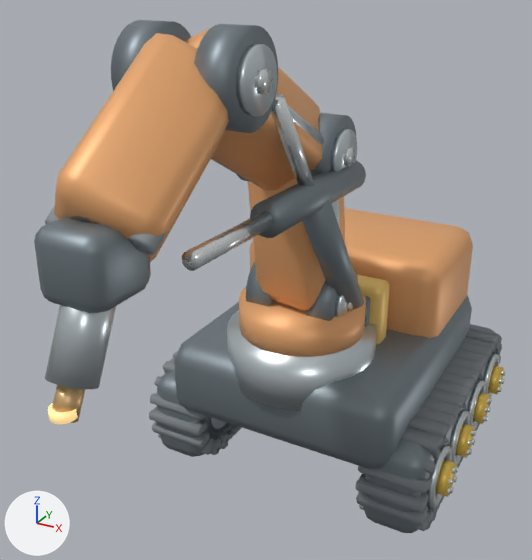
The glTF model assets/krew/forge_enhanced.glb: old version first, new version second.
Rendered twice from a 50 mm lens placed at (1.15, -2.72, 2.05), pointed at (-0.06, -0.52, 0.95). The axes (+X, +Y, +Z) are drawn at lower left. The lights are the same throughout. The first picture is the older version. Where no turn or scale is listed for an object, it has been applied to the vertices. Vertices at exactly the same position are counted once.

In view in the first picture: 'ArmJoint2_frame', 'ArmLink0_orange', 'ArmLink1_orange', 'ArmLink2_orange', 'Frame_frame', 'HydraulicRod_chrome', 'Hydraulics_frame', 'PowerPack_orange', 'RightTrack_tread', 'SlewBearing_steel', 'Torch_steel', 'Turret_orange', 'Wrist_frame' and 23 more.
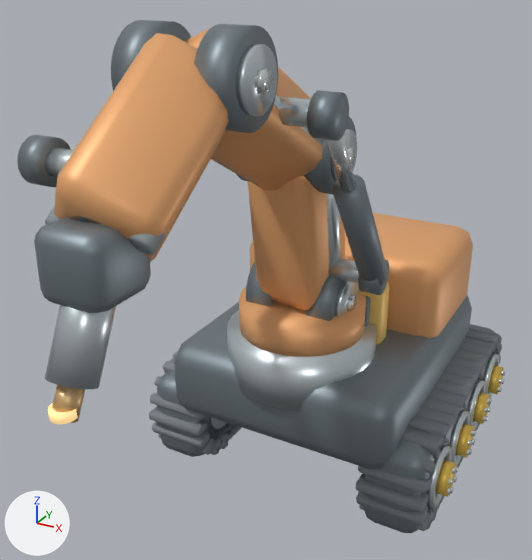
Location of each change, (x1, y1, x2, y2) in pixels of the pictures (532 x 560 px; the box of a moved part takes in the faces that stretch with it):
'Hydraulics_frame', reshaped
    before: (250, 160, 367, 317)
    after: (333, 175, 388, 285)
'HydraulicRod_chrome', reshaped (mostly hidden afterwards)
    before: (182, 94, 315, 271)
    after: (69, 137, 356, 193)
'RamPivot_frame', added
    after: (17, 90, 389, 295)
'RamMount_steel', added (mostly hidden)
    after: (45, 96, 359, 283)
part 1 of me_hydraulics_frame, moved or reshaped
    before: (302, 200, 364, 309)
    after: (333, 175, 388, 285)
part 2 of me_hydraulics_frame, moved or reshaped (not visible afterwards)
    before: (250, 160, 366, 238)
part 3 of me_hydraulicrod_chrome, moved or reshaped
    before: (271, 94, 315, 186)
    after: (326, 137, 356, 193)
part 4 of me_hydraulicrod_chrome, moved or reshaped (mostly hidden afterwards)
    before: (182, 211, 274, 271)
    after: (69, 145, 77, 150)

The change, as a diff of the scene's bpy script:
```diff
--- a/assets/krew/forge_enhanced.glb.py
+++ b/assets/krew/forge_enhanced.glb.py
@@ me_hydraulics_frame @@
-me_hydraulics_frame.from_pydata(...)  # 68 vertices, 128 faces; spans x 0.125..0.235, y -0.954..-0.186, z 0.717..1.412
+me_hydraulics_frame.from_pydata(...)  # 68 vertices, 128 faces; spans x -0.352..0.351, y -1.027..-0.31, z 0.951..1.586
+# me_hydraulics_frame part 1: the loose piece of 34 vertices spanning x 0.126..0.234, y -0.69..-0.186, z 0.717..1.362 is multiplied about its middle by the matrix ((0.945, -0.011, -0.008), (0.011, 0.864, 0.128), (0.008, 0.105, 0.78)), then moved by (0.12, -0.056, 0.146)
+# me_hydraulics_frame part 2: the loose piece of 34 vertices spanning x 0.125..0.235, y -0.954..-0.318, z 1.283..1.412 is multiplied about its middle by the matrix ((0.945, -0.001, -0.027), (0.002, 0.728, 0.033), (0.027, -0.014, 0.944)), then moved by (-0.48, -0.158, 0.173)
 me_hydraulics_frame.materials.append(mat_frame)
@@ me_hydraulicrod_chrome @@
-me_hydraulicrod_chrome.from_pydata(...)  # 68 vertices, 128 faces; spans x 0.154..0.206, y -1.341..-0.625, z 1.316..1.703
+me_hydraulicrod_chrome.from_pydata(...)  # 68 vertices, 128 faces; spans x -0.325..0.325, y -1.307..-0.616, z 1.377..1.656
+# me_hydraulicrod_chrome part 3: the loose piece of 34 vertices spanning x 0.154..0.206, y -0.921..-0.625, z 1.316..1.703 is multiplied about its middle by the matrix ((0.961, -0.011, -0.008), (0.011, 0.874, 0.136), (0.008, 0.112, 0.785)), then moved by (0.12, 0.05, 0.007)
+# me_hydraulicrod_chrome part 4: the loose piece of 34 vertices spanning x 0.154..0.206, y -1.341..-0.952, z 1.331..1.394 is multiplied about its middle by the matrix ((0.961, -0.001, -0.027), (0.002, 0.728, 0.034), (0.027, -0.014, 0.96)), then moved by (-0.48, -0.019, 0.18)
 me_hydraulicrod_chrome.materials.append(mat_chrome)
@@ ob_rampivot_frame @@
+ob_rampivot_frame = bpy.data.objects.new('RamPivot_frame', me_rampivot_frame)  # a 32-sided cylinder along x spanning x 0.265..0.335, y -0.418..-0.286, z 0.914..1.046; a 32-sided cylinder along x spanning x 0.265..0.335, y -0.876..-0.744, z 1.577..1.709; a 32-sided cylinder along x spanning x -0.335..-0.265, y -0.63..-0.498, z 1.441..1.573; a 32-sided cylinder along x spanning x -0.335..-0.265, y -1.372..-1.24, z 1.484..1.616; in mat_frame (grey #828d94)
+ob_rampivot_frame.location = (0.0, 0.0, 0.0)
@@ ob_rammount_steel @@
+ob_rammount_steel = bpy.data.objects.new('RamMount_steel', me_rammount_steel)  # a 16-sided cylinder along x spanning x 0.114..0.3, y -0.392..-0.312, z 0.94..1.02; a 16-sided cylinder along x spanning x 0.114..0.3, y -0.85..-0.77, z 1.602..1.682; a 16-sided cylinder along x spanning x -0.3..-0.114, y -0.604..-0.524, z 1.467..1.547; a 16-sided cylinder along x spanning x -0.3..-0.114, y -1.346..-1.266, z 1.51..1.59; in mat_steel (light grey #d2dbdf)
+ob_rammount_steel.location = (0.0, 0.0, 0.0)
```
